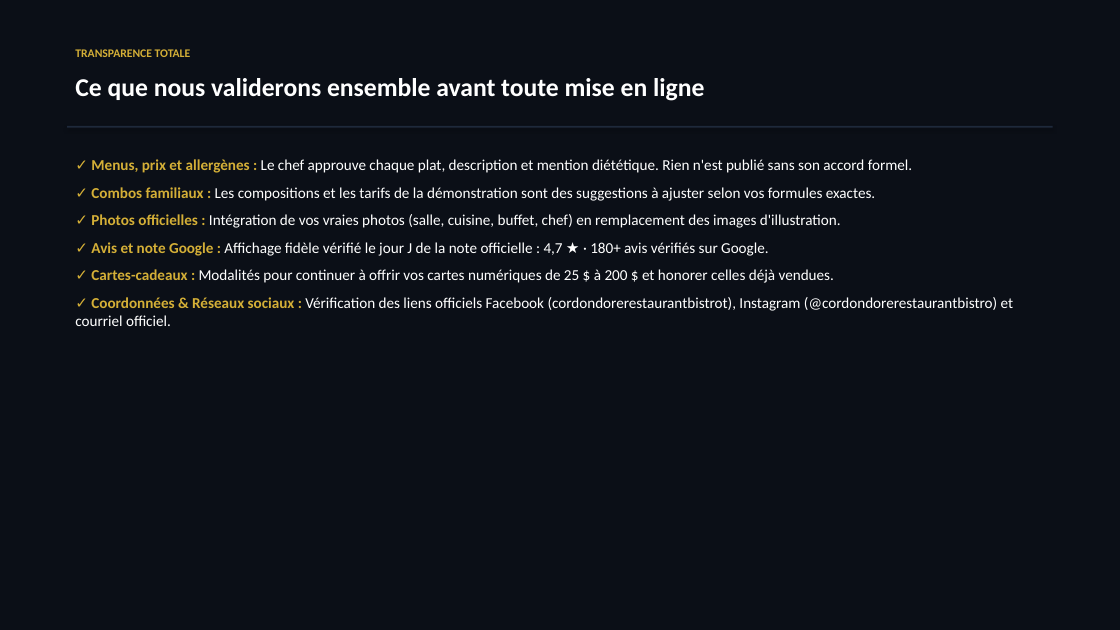
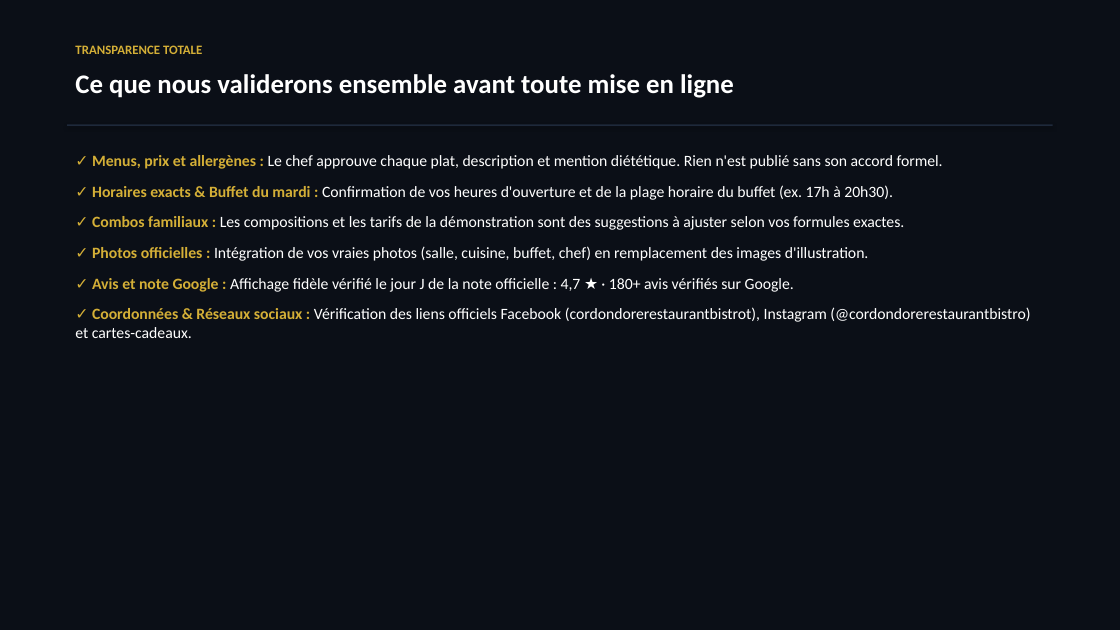
Before and after one commit to JopPank/le-cordon-dore, a slide deck: slide 5 of Presentation-Le-Cordon-Dore.pptx. Drawn at 1120x630 pixels with LibreOffice and Linux fonts; fonts in the diff are those of the drawing. Boxes give left, top, right and bottom in pixels: in the first picture for what was removed or moved away, otherwise in the second. Text is boxed around its words. In the diff, an @@ line names an element or a change of style, - is before the commit and + after.

```diff
--- a/Presentation-Le-Cordon-Dore.pptx
+++ b/Presentation-Le-Cordon-Dore.pptx
@@ text "TRANSPARENCE TOTALE" at (75, 45, 202, 54): size 10 to 11 pt @@
@@ text "Ce que nous validerons ensemble ..." at (75, 74, 734, 98): size 22 to 23 pt @@
@@ text at (92, 155, 943, 292): size 13 to 13.5 pt in "✓ Menus, prix et allergènes : Le ...", "✓ Combos familiaux : Les compositions et ...", "✓ Photos officielles : Intégration de vos ...", "✓ Avis et note Google : Affichage ..."; more space between paragraphs @@
@@ text at (92, 185, 893, 200): paragraph added @@
+✓ Horaires exacts & Buffet du mardi : Confirmation de vos heures d'ouverture et de la plage horaire du buffet (ex. 17h à 20h30).
@@ text at (75, 307, 1030, 338): text changed; size 13 to 13.5 pt @@
-✓ Cartes-cadeaux : Modalités pour continuer à offrir vos cartes numériques de 25 $ à 200 $ et honorer celles déjà vendues.
-✓ Coordonnées & Réseaux sociaux : Vérification des liens officiels Facebook (cordondorerestaurantbistrot), Instagram (@cordondorerestaurantbistro) et courriel officiel.
+✓ Coordonnées & Réseaux sociaux : Vérification des liens officiels Facebook (cordondorerestaurantbistrot), Instagram (@cordondorerestaurantbistro) et cartes-cadeaux.
```
Also in this commit, not shown: 8 other slides changed, 10 other files.
